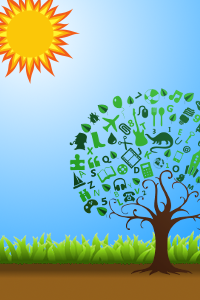
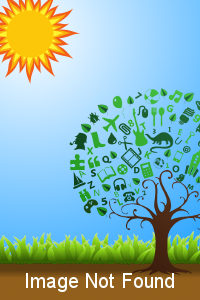
Comparing the layer stacks of the two (200, 300) images. Changes:
showed "Image Not Found" over 26, 273, 174, 292
